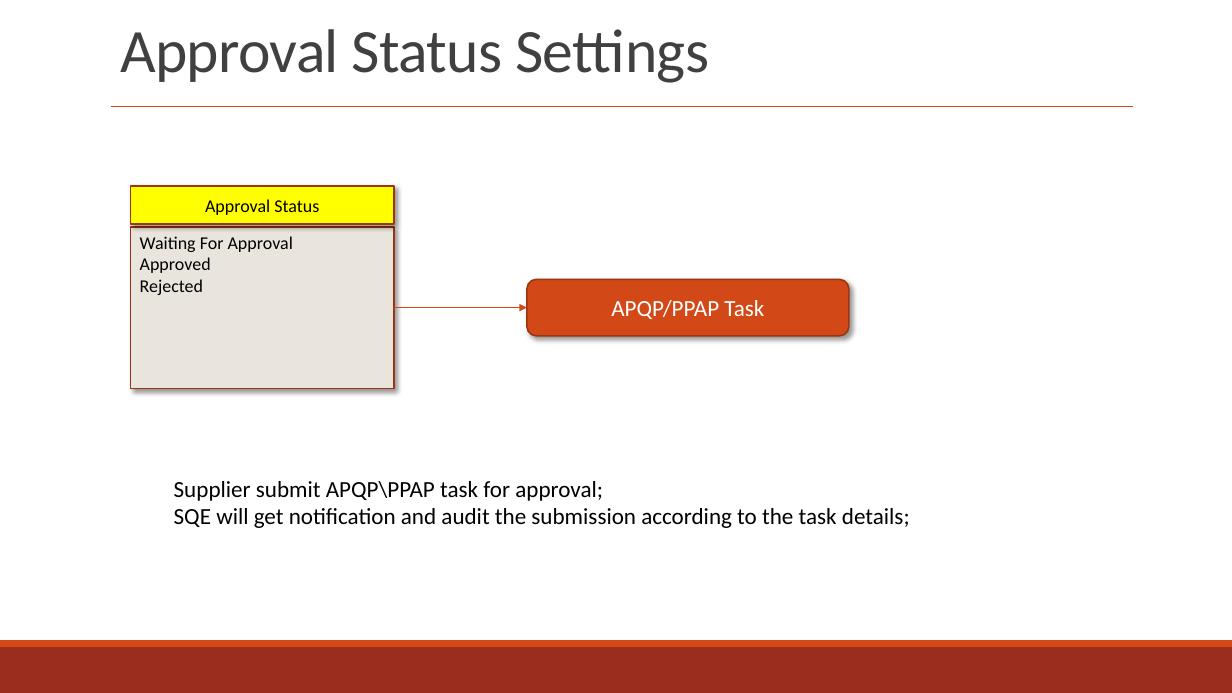
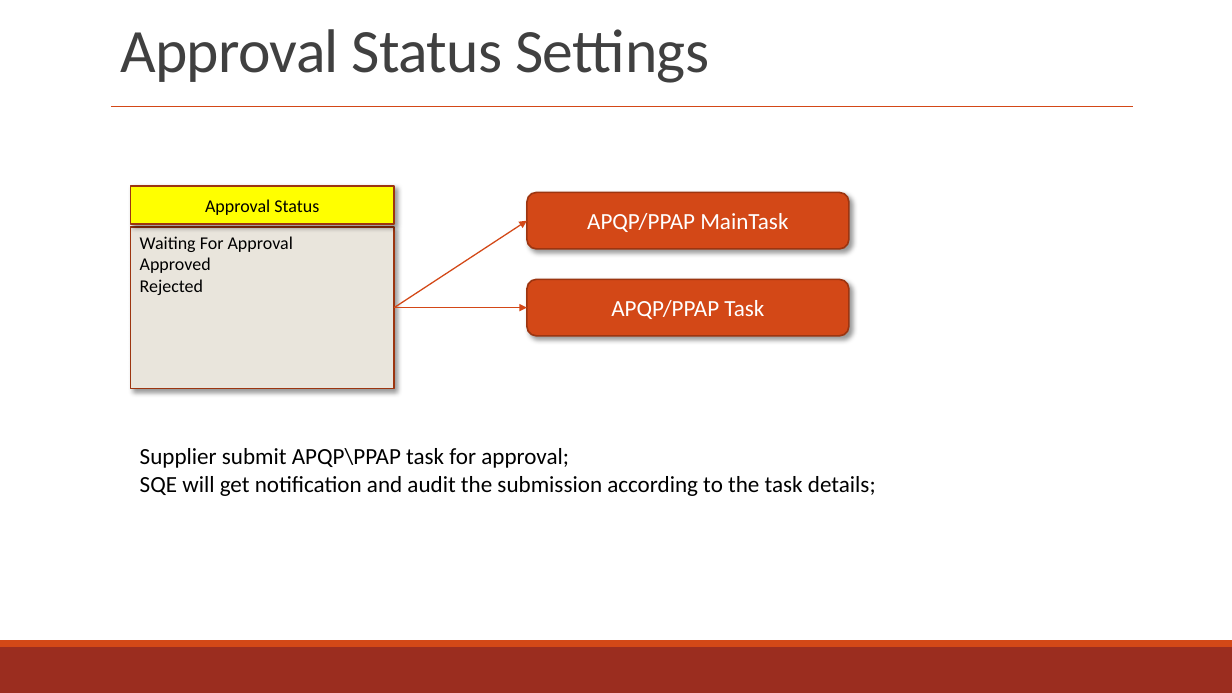
Before and after one commit to zyw9963/YFVE-supplier-portal, a slide deck: slide 91 of projects/YanFeng/02 System Design/User Stories/Flowcharts/Supplier FlowCharts & UX.pptx (slide 87 before the commit). Drawn at 1232x693 pixels with LibreOffice and Linux fonts; fonts in the diff are those of the drawing. Boxes give left, top, right and bottom in pixels: in the first picture for what was removed or moved away, otherwise in the second. Text is boxed around its words. In the diff, an @@ line names an element or a change of style, - is before the commit and + after.

```diff
--- a/projects/YanFeng/02 System Design/User Stories/Flowcharts/Supplier FlowCharts & UX.pptx
+++ b/projects/YanFeng/02 System Design/User Stories/Flowcharts/Supplier FlowCharts & UX.pptx
@@ rounded rectangle added at (x1=527, y1=192, x2=848, y2=249), fill #D34817, outline #9C3511 1.25 pt, 18 pt, text #FFFFFF @@
+APQP/PPAP MainTask
@@ arrow added from (395, 308) to (527, 221), #D34817 1 pt @@
@@ text "Supplier submit APQP\PPAP task for ..." moved from (x1=174, y1=481, x2=910, y2=528) to (x1=140, y1=448, x2=876, y2=496) @@
```
Also in this commit, not shown: 34 other slides changed, 12 slides added, 2 other files.
